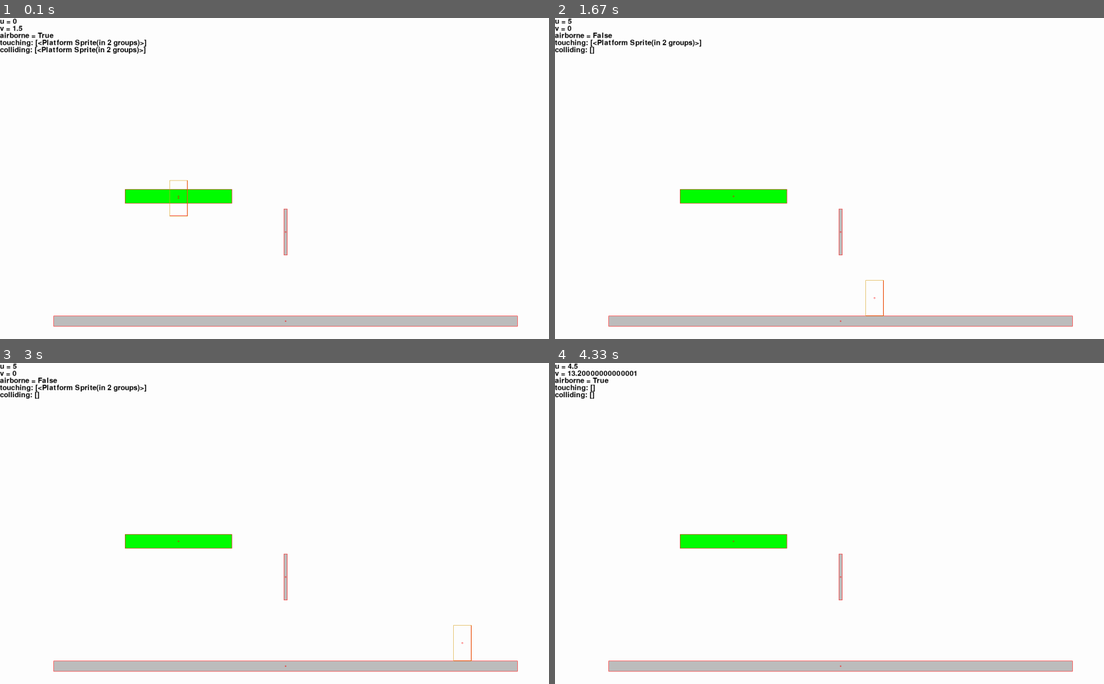
Above: before the commit, frames 1-4 (two rows, left to right).
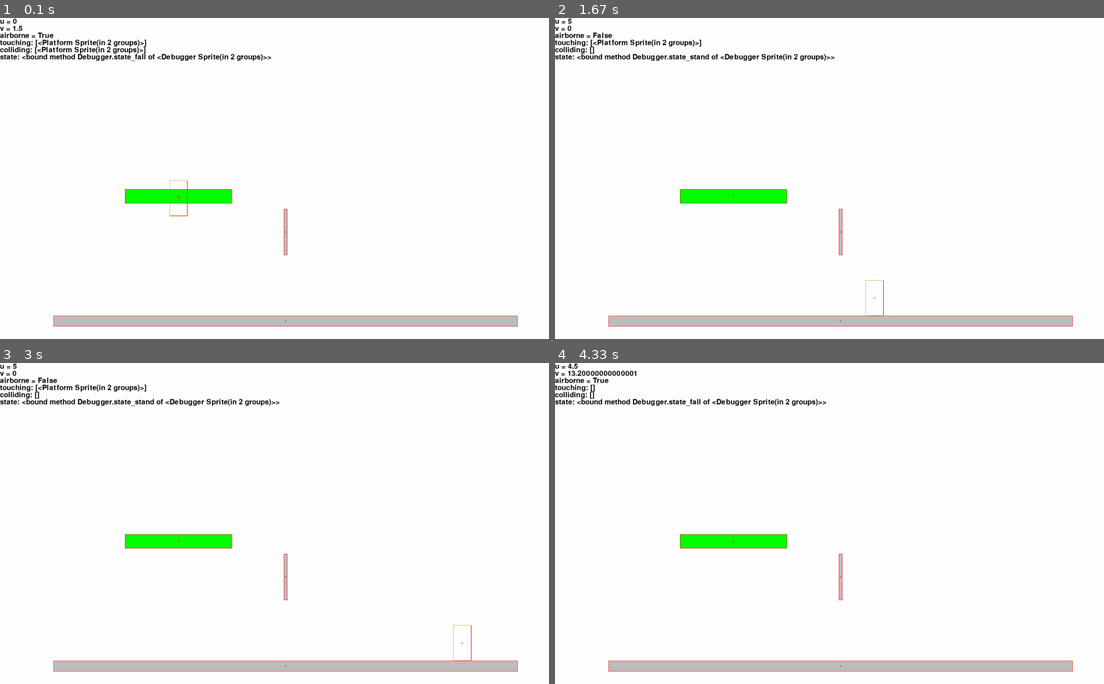
Above: after the commit, the same moments.

Repository: binnev/pygame_sandbox
Game: pygame game, started from fighting_game/__main__.py
Two runs of this game, one before a commit and one after it. Both use one fixed random seed, a clock stepped at 60 frames per second and the inputs below.
Inputs:
- Up to frame 1 (0.1 s): no input
- Up to frame 2 (1.67 s): hold D 0.33-0.8 s; tap S at 1.17 s
- Up to frame 3 (3 s): no input
- Up to frame 4 (4.33 s): hold D from 4 s (still down)

The runs differ from the first frame. In frame 1, 0.5% of the frame differs, in the area x 0-50%, y 11-14%; in frame 2, 0.5%, in the area x 0-51%, y 11-14%; in frame 3, 0.5%; in frame 4, 0.5%.

Commit message:
Got airborne working. Switching between grounded and airborne states seems to work.

Diff:
--- a/fighting_game/objects.py
+++ b/fighting_game/objects.py
@@ -139,6 +139,7 @@
             f"airborne = {self.airborne}",
             f"touching: {touching}",
             f"colliding: {colliding}",
+            f"state: {self.state}",
         ]
         line_spacing = 20
         for ii, thing in enumerate(things_to_print):
@@ -205,21 +206,30 @@
                     self.v = 0
 
     def state_fall(self):
-        # jump
-        if self.input.is_down(self.input.Y):
+        input = self.input
+        if input.is_down(input.LEFT):
+            self.u = -self.speed
+
+        if input.is_down(input.RIGHT):
+            self.u = self.speed
+
+        if input.is_down(input.UP):
+            self.v = -self.speed
+
+        if not self.airborne:
+            self.state = self.state_stand
+
+    def state_stand(self):
+        input = self.input
+        if input.is_down(input.DOWN):
+            self.v = 1  # need this to drop through platforms
+
+        if input.is_pressed(input.UP):
             self.v = -self.jump_power
-
-        if self.input.is_down(self.input.LEFT):
-            self.u = -self.speed
-
-        if self.input.is_down(self.input.RIGHT):
-            self.u = self.speed
-
-        if self.input.is_down(self.input.UP):
-            self.v = -self.speed
-
-        if self.input.is_down(self.input.DOWN):
-            self.v = self.speed
+            self.state = self.state_fall
+
+        if self.airborne:
+            self.state = self.state_fall
 
     def state_debug(self):
         if self.input.is_down(self.input.LEFT):
